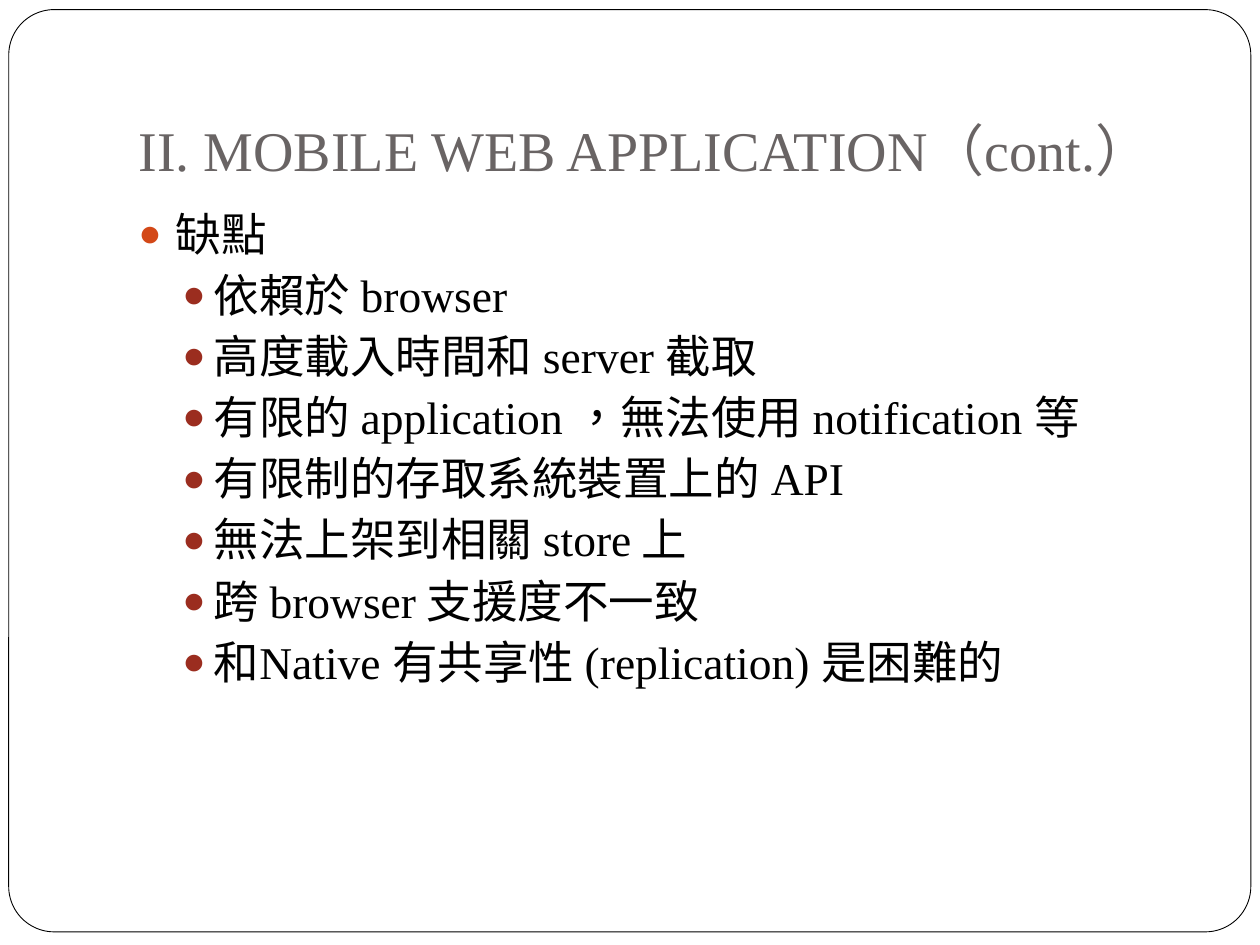
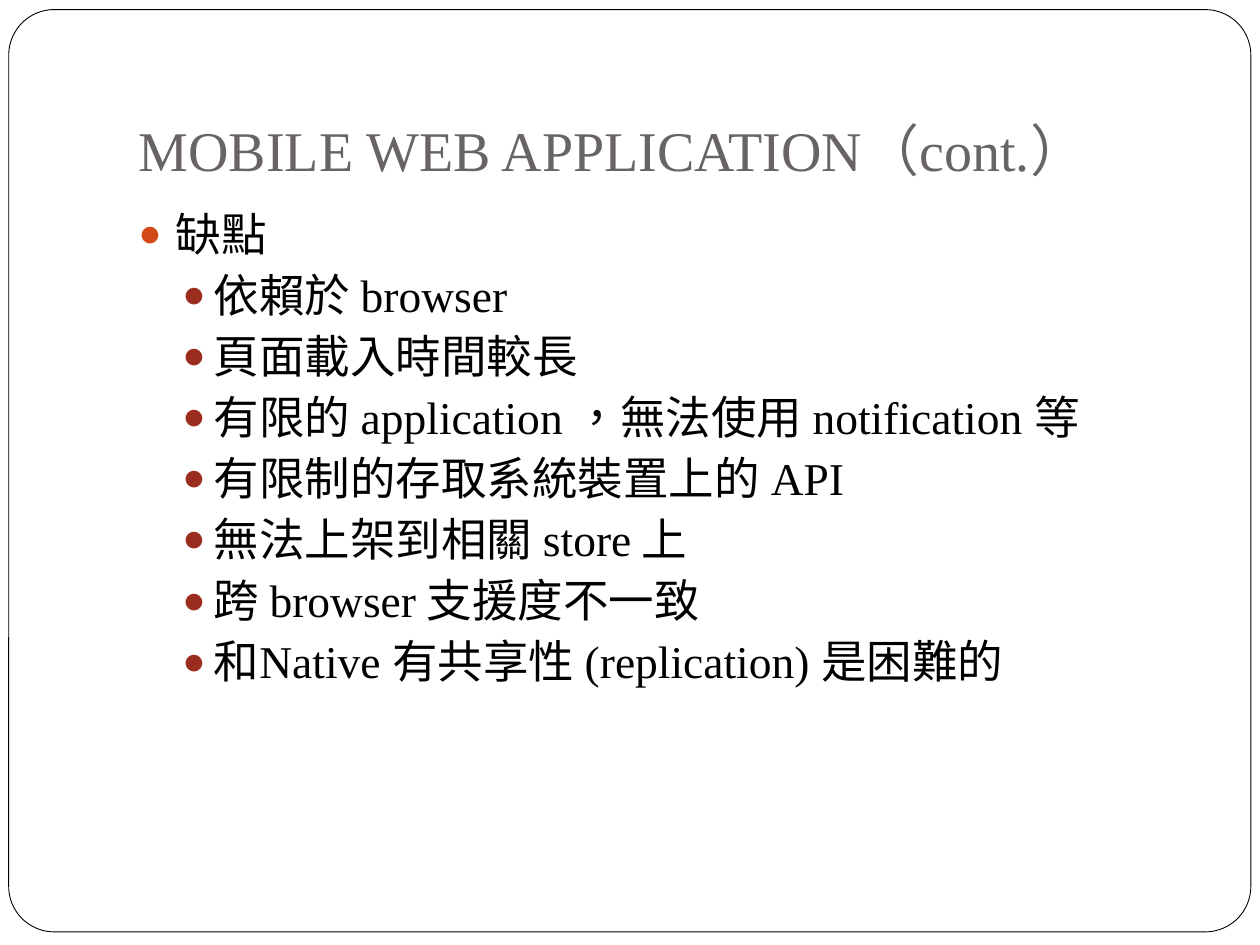
Before and after one commit to peter279k/regular_meeting, a slide deck: slide 6 of Recommendations for Webview Based Mobile.ppt. Drawn at 1260x945 pixels with LibreOffice and Linux fonts; fonts in the diff are those of the drawing. Boxes give left, top, right and bottom in pixels: in the first picture for what was removed or moved away, otherwise in the second. Text is boxed around its words. In the diff, an @@ line names an element or a change of style, - is before the commit and + after.

```diff
--- a/Recommendations for Webview Based Mobile.ppt
+++ b/Recommendations for Webview Based Mobile.ppt
@@ title at [139, 128, 1087, 176]: text changed @@
-II. MOBILE WEB APPLICATION（cont.）
+MOBILE WEB APPLICATION（cont.）
@@ text at [214, 334, 578, 377]: text changed @@
-  ● 高度載入時間和 server 截取
+  ● 頁面載入時間較長
```
Also in this commit, not shown: 11 other slides changed.
